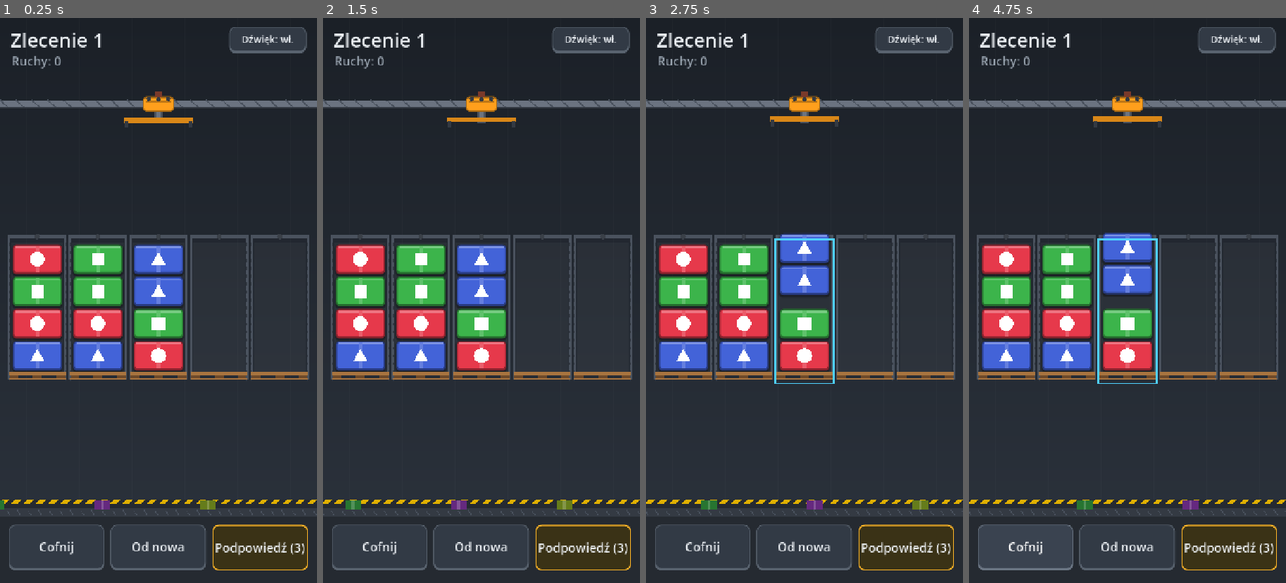
Above: before the commit, frames 1-4 (left to right).
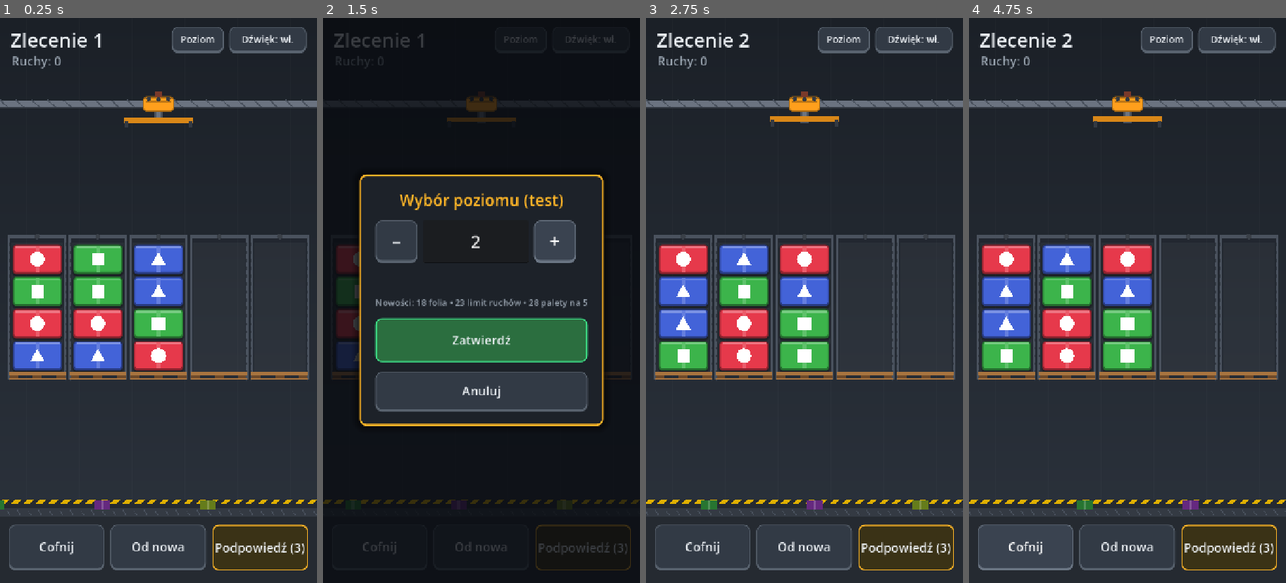
Above: after the commit, the same moments.

Repository: rebary/fabryka-sork
Game: Godot game, scene res://scenes/main.tscn
The game is run twice, just before and just after one commit, with the same random seed, the same clock (stepped at 60 frames per second) and the same inputs.
Inputs (mouse positions are in pixels of both pictures, inside the frame that each line leads up to):
- Up to frame 1 (0.25 s): no input
- Up to frame 2 (1.5 s): click (519, 40) at 0.5 s, where only the run after the commit has a clickable "Poziom"; click (554, 244) at 1.25 s, where only the run after the commit has a clickable "+"
- Up to frame 3 (2.75 s): click (804, 340) at 2 s, where only the run after the commit has a clickable "Zatwierdź"
- Up to frame 4 (4.75 s): click "Dźwięk: wł." at 2.75 s; click "Dźwięk: wył." at 3.5 s; click "Cofnij" at 4.25 s

The runs differ from the first frame. In frame 1, 0.7% of the frame differs, in the area x 54-71%, y 1-7%; in frame 2, 57%, in the area x 0-100%, y 1-100%; in frame 3, 7.3%; in frame 4, 7.4%.

Commit message:
Łagodniejsze dźwięki i okno wyboru poziomu do testów
- dźwięki oparte na miękkich tonach sinusoidalnych, ogólna głośność -6 dB
- przycisk Poziom (tylko w wersjach debug): wpisanie numeru, -/+, Zatwierdź

Co-Authored-By: Claude Opus 5.5 <noreply@anthropic.com>
Claude-Session: https://claude.ai/code/session_01VyywFDYNYKjWdnM77uBjXY

Diff:
--- a/scripts/hud.gd
+++ b/scripts/hud.gd
@@ -10,6 +10,7 @@
 signal sound_toggled
 signal buy_pressed(product_id: String)
 signal ad_pressed
+signal level_chosen(level: int)
 
 const COL_ACCENT := Color("#ffb627")
 const COL_PANEL := Color("#1d2229")
@@ -32,6 +33,9 @@
 var lbl_intro_title: Label
 var lbl_intro: Label
 var busy_layer: Control
+var level_layer: Control
+var level_edit: LineEdit
+var lbl_level_err: Label
 var lbl_busy: Label
 var msg_timer := 0.0
 
@@ -75,6 +79,19 @@
 	btn_sound.custom_minimum_size = Vector2(176, 60)
 	root.add_child(btn_sound)
 
+	# Okno wyboru poziomu - TYLKO DO TESTÓW. Przycisk widać w edytorze i w wersjach
+	# testowych (debug); w wersji wydawanej do sklepu (release) jest ukryty.
+	if OS.is_debug_build():
+		var btn_level := _button("Poziom", func(): show_level_picker(), 22)
+		btn_level.set_anchors_and_offsets_preset(Control.PRESET_TOP_RIGHT)
+		btn_level.offset_left = -330
+		btn_level.offset_right = -212
+		btn_level.offset_top = 20
+		btn_level.offset_bottom = 80
+		btn_level.size_flags_horizontal = Control.SIZE_FILL
+		btn_level.custom_minimum_size = Vector2(118, 60)
+		root.add_child(btn_level)
+
 	var bar := HBoxContainer.new()
 	bar.set_anchors_preset(Control.PRESET_BOTTOM_WIDE)
 	bar.offset_left = 20
@@ -92,6 +109,7 @@
 	_build_win(root)
 	_build_shop(root)
 	_build_intro(root)
+	_build_level_picker(root)
 	_build_busy(root)
 
 
@@ -166,7 +184,15 @@
 
 
 func is_modal_open() -> bool:
-	return win_layer.visible or shop_layer.visible or intro_layer.visible or busy_layer.visible
+	return win_layer.visible or shop_layer.visible or intro_layer.visible or busy_layer.visible or level_layer.visible
+
+
+func show_level_picker() -> void:
+	lbl_level_err.text = ""
+	level_edit.text = str(Save.level)
+	level_layer.visible = true
+	level_edit.grab_focus()
+	level_edit.select_all()
 
 
 # ---------------------------------------------------------------- budowa okien
@@ -229,6 +255,63 @@
 	v.add_child(ok)
 
 
+func _build_level_picker(root: Control) -> void:
+	level_layer = _overlay(root)
+	var panel := _panel(level_layer)
+	var v := _vbox(panel)
+	var title := _label(36, COL_ACCENT)
+	title.text = "Wybór poziomu (test)"
+	title.horizontal_alignment = HORIZONTAL_ALIGNMENT_CENTER
+	v.add_child(title)
+	var row := HBoxContainer.new()
+	row.add_theme_constant_override("separation", 12)
+	v.add_child(row)
+	var minus := _button("–", func(): _step_level(-1), 40)
+	minus.custom_minimum_size = Vector2(96, 96)
+	minus.size_flags_horizontal = Control.SIZE_FILL
+	row.add_child(minus)
+	level_edit = LineEdit.new()
+	level_edit.custom_minimum_size = Vector2(240, 96)
+	level_edit.alignment = HORIZONTAL_ALIGNMENT_CENTER
+	level_edit.max_length = 4
+	level_edit.virtual_keyboard_type = LineEdit.KEYBOARD_TYPE_NUMBER
+	level_edit.add_theme_font_size_override("font_size", 40)
+	level_edit.text_submitted.connect(func(_t): _confirm_level())
+	row.add_child(level_edit)
+	var plus := _button("+", func(): _step_level(1), 40)
+	plus.custom_minimum_size = Vector2(96, 96)
+	plus.size_flags_horizontal = Control.SIZE_FILL
+	row.add_child(plus)
+	lbl_level_err = _label(22, Color("#ff6b6b"))
+	lbl_level_err.horizontal_alignment = HORIZONTAL_ALIGNMENT_CENTER
+	v.add_child(lbl_level_err)
+	var hint := _label(20, COL_MUTED)
+	hint.text = "Nowości: 18 folia • 23 limit ruchów • 28 palety na 5"
+	hint.horizontal_alignment = HORIZONTAL_ALIGNMENT_CENTER
+	v.add_child(hint)
+	var ok := _button("Zatwierdź", func(): _confirm_level())
+	ok.custom_minimum_size = Vector2(460, 100)
+	ok.add_theme_stylebox_override("normal", _box(Color("#2b6e3f"), Color("#3ddc84"), 3))
+	v.add_child(ok)
+	var cancel := _button("Anuluj", func(): level_layer.visible = false)
+	cancel.custom_minimum_size = Vector2(460, 90)
+	v.add_child(cancel)
+
+
+func _step_level(delta: int) -> void:
+	var n := int(level_edit.text) if level_edit.text.is_valid_int() else 1
+	level_edit.text = str(clampi(n + delta, 1, 9999))
+
+
+func _confirm_level() -> void:
+	var t := level_edit.text.strip_edges()
+	if not t.is_valid_int() or int(t) < 1 or int(t) > 9999:
+		lbl_level_err.text = "Wpisz liczbę od 1 do 9999"
+		return
+	level_layer.visible = false
+	level_chosen.emit(int(t))
+
+
 func _build_busy(root: Control) -> void:
 	busy_layer = _overlay(root)
 	var panel := _panel(busy_layer)
--- a/scripts/main.gd
+++ b/scripts/main.gd
@@ -30,7 +30,7 @@
 const INTROS := {
 	"folia": ["Nowość: folia stretch", "Niektóre paczki są owinięte folią – nie widać, co jest w środku.\nPaczka odsłoni się, gdy znajdzie się na górze palety."],
 	"limit": ["Nowość: limit ruchów", "Zlecenie trzeba wykonać w podanej liczbie ruchów.\nCofnięcie zwraca ruch, więc zawsze możesz spróbować inaczej."],
-	"cap5": ["Nowość: palety na 5", "Na tych paletach mieszczą się 5 paczek.\nPaleta jest gotowa, gdy ma 5 paczek tego samego produktu."],
+	"cap5": ["Nowość: palety na 5", "Na tych paletach mieści się 5 paczek.\nPaleta jest gotowa, gdy ma 5 paczek tego samego produktu."],
 }
 
 var hud: CanvasLayer
@@ -80,6 +80,7 @@
 	hud.sound_toggled.connect(_on_sound_toggled)
 	hud.buy_pressed.connect(_on_buy)
 	hud.ad_pressed.connect(_on_ad)
+	hud.level_chosen.connect(_on_level_chosen)
 	Store.purchase_finished.connect(_on_purchase_finished)
 	Store.ad_finished.connect(_on_ad_finished)
 	get_viewport().size_changed.connect(_on_resize)
@@ -328,6 +329,15 @@
 		Sfx.play("reward")
 		hud.show_msg("+1 podpowiedź", 3.0)
 		_update_hud()
+
+
+## Wybór poziomu z okna testowego: zlecenie staje się bieżącym postępem w zapisie.
+func _on_level_chosen(n: int) -> void:
+	if not anim.is_empty():
+		return
+	Save.level = n
+	Save.save()
+	_request_level(n)
 
 
 func _on_sound_toggled() -> void:
--- a/scripts/sound.gd
+++ b/scripts/sound.gd
@@ -3,6 +3,7 @@
 
 const NAMES := ["pick", "drop", "complete", "win", "click", "error", "hint", "reward"]
 const POOL := 6
+const VOLUME_DB := -6.0  # ogólna głośność efektów (0 = pełna, -6 = ok. połowa)
 
 var streams := {}
 var players: Array = []
@@ -14,6 +15,7 @@
 		streams[n] = load("res://assets/sfx/%s.wav" % n)
 	for i in POOL:
 		var p := AudioStreamPlayer.new()
+		p.volume_db = VOLUME_DB
 		add_child(p)
 		players.append(p)
 
Not shown, changed: assets/sfx/click.wav
Not shown, changed: assets/sfx/complete.wav
Not shown, changed: assets/sfx/drop.wav
Not shown, changed: assets/sfx/error.wav
Not shown, changed: assets/sfx/hint.wav
Not shown, changed: assets/sfx/pick.wav
Not shown, changed: assets/sfx/reward.wav
Not shown, changed: assets/sfx/win.wav
